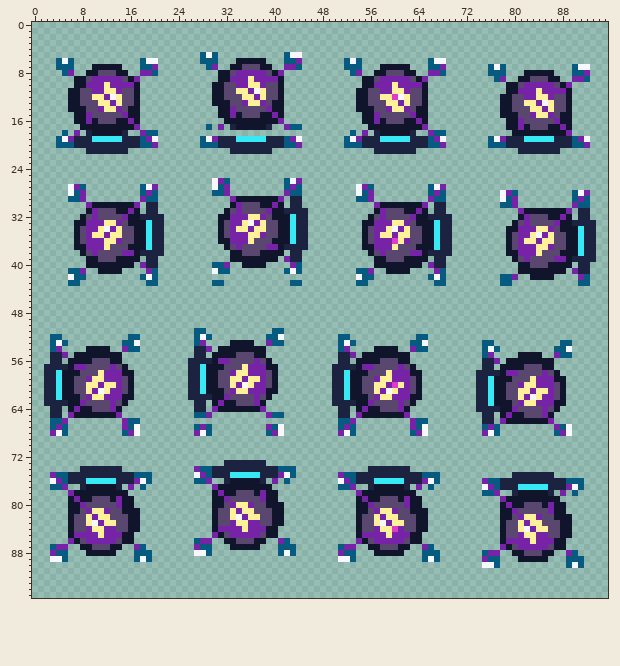
One commit to this pixel-art file: game/assets/source/animation/enemy_summoner_move.aseprite. Above: the version before the commit.
96x96 pixels, 1 frame.
And afterwards:
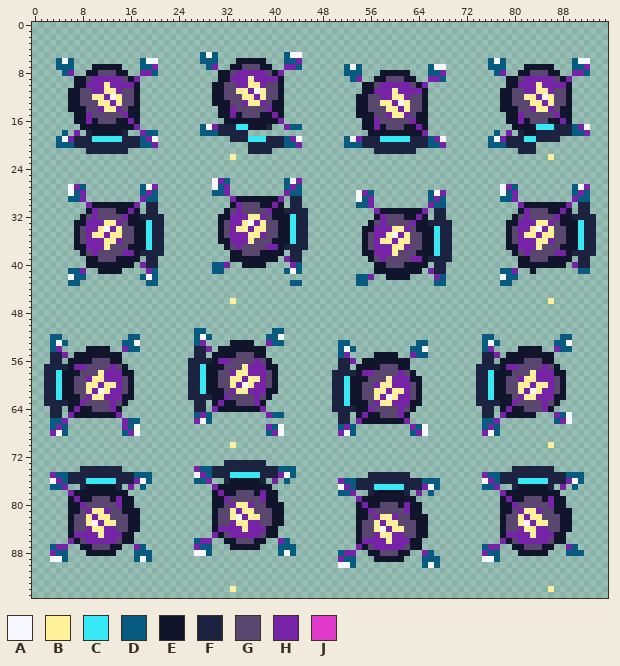
Palette (. is transparent): A #f6f7ff  B #fff19a  C #37e8f5  D #075a80  E #10152b  F #1b2340  G #59476f  H #7623a8  J #e13acb
Commit: fix(art): distinguish enemy movement animations
What changed:
Changed rows in their new state; - is an unchanged pixel.
first column x 28:
 6 ------------------------...-----------...-------DAD-----------DAA
 7 -------------------------A----.....----AA--------D----EEEEE----DH
 8 ------------------------D-D--.-EEE-.--DDH-------.-H--E-GGG-E--HHD
 9 -------------------------DH..EEGGGEE..HHD--------..EEGHHHHHGEH...
10 -----------------------------G--H--GEH---------------H--B--HHE---
11 --------------------------.-EH---H-HH-------------E-GG---B-GG----
12 ------------------------------HHBBH-------------------BBHAB------
13 ------------------------------B-HA--------------------G-BH-------
14 ----------------------------G--B-HB-G---------------E--H-BH-E----
15 --------------------------E--G-HBBHG--------------.--H-GGGGH-----
16 ------------------------------G---GHE-----------------E---EEH----
17 DAHFF-CC-------------------E-H-GGG--HE-------------.-E-ECCCFFFDHA
18 DDDFFFFF-----------------.-.EE-----EEH...--------D-H.F--FFFFFFDDH
19 .....-FF------------------------------------------------FFF-.....
20 ........------------------------------------------------.........
21 -----...------------------------------------------------....-----
22 -----B----------------------------------------------------B------
first column x 30:
27 ------------------------...---------...---------AHD---------DAH-
28 -------------------------HD----------AH----------DH----------HD-
29 ------------------------A-----------DH----------D-----------HD--
30 ------------------------DDH.........HDD---------...HEEEEEEEH.FF-
31 ---------------------------HEEEE--EH---------------EHGGG--HE----
32 --------------------------.E----EEH-.--.----------EG----GHE-F--F
33 -------------------------.-G-GGGGH--FF-----------E-H-HBBHG--EC--
34 --------------------------E--HBBH-E---------------G--BAHB-G-----
35 ----------------------------H-AH--------------------B-HB--------
36 ----------------------------BBH-B-------------------HHB-H-------
37 --------------------------G----BH-G---------------E----GG-E-----
38 -------------------------E-H-HB--GE-EC-----------.-G-GG--HH-FF--
39 --------------------------EGH---GHH-F--F----------.EE---EEE-.--.
40 -----------------------------GGG---E.----------------EEE---.H---
41 D-.---------------------...EE----EE-HFF---------DDH..-.....-.DD-
42 ------------------------D-H--EEEE---.H----------A-D--....----..-
43 ..-----------------------------------------------------------..-
46 ---B----------------------------------------------------B-------
first column x 27:
52 ------------------------..-----------..---------DD-----------DD
53 -------------------------D.---------.-D----------AD---------D-A
54 -------------------------AD---....--D-A----------H.---EEEE--H-D
55 ------------------------DH.-..----..HDD---------FFH-EE----EE...
56 --------------------------H.---EEE----------------.E---GGG-----
57 -----------------------.--.-EEE---EE.----------F--F-HHG---HGE--
58 -------------------------FF-HH--GG-G-.-----------CE-EG--BH-H-E-
59 ----------------------------E-GG----E---------------G-HB----G--
60 ------------------------------H-BHH-------------------B-HBB----
61 -------------------------------BH-B--------------------HA-H----
62 ----------------------------G-BHAB--G---------------E-HBBH--E--
63 -------------------------CE--GHBBH-H-E-----------FF--HGGGG-G-.-
64 -----------------------F--F-EHG----GE----------.--.-HEE----E.--
65 -HD------------------------EH--GGGHE---------------HE--EE...HDA
66 HAD---------------------FF.HEEEEEEEH...---------DDH.........DHA
67 ...---------------------------------------------------------...
68 ...---------------------------------------------------------...
70 ------B----------------------------------------------------B---
first column x 51:
74 -----.......-----------------FFFFFFF-----
75 .....-------.....-------HDDFF-------FFDDD
76 HD----FFFFF---DD--------AH----CCCCC---HA-
77 AHDFF-CCCCC-FFHAD-------DDH..-EEEEE-.H.D.
78 DDH..F-----F.H-D--------...HEE-----EE.-.-
79 ---HE--EEE-E-.-------------EH--GGG-H-E---
80 ----HEE---E-----------------EHG---G------
81 -----HGGGG-H--.--------------GHBBH-G--E--
82 ----E-HB-H--E---------------G-BH-B--G----
83 -------HB-G--------------------AH-B------
84 ------BAHBB-------------------HBBHH------
85 ----GG-B---GG-E-------------HH-H---HE-.--
86 ---EHH--B--H---------------HEG--H--G-----
87 ...HEGHHHHHGEE..--------DHH..EEGGGEE..HD-
88 DHH--E-GGG-E--H-.-------HDD--.-EEE-.--D-D
89 HD----EEEEE----D--------AA----.....---...
90 AAD-----------DAD-------...-----------...
first column x 33:
94 B----------------------------------------------------B
